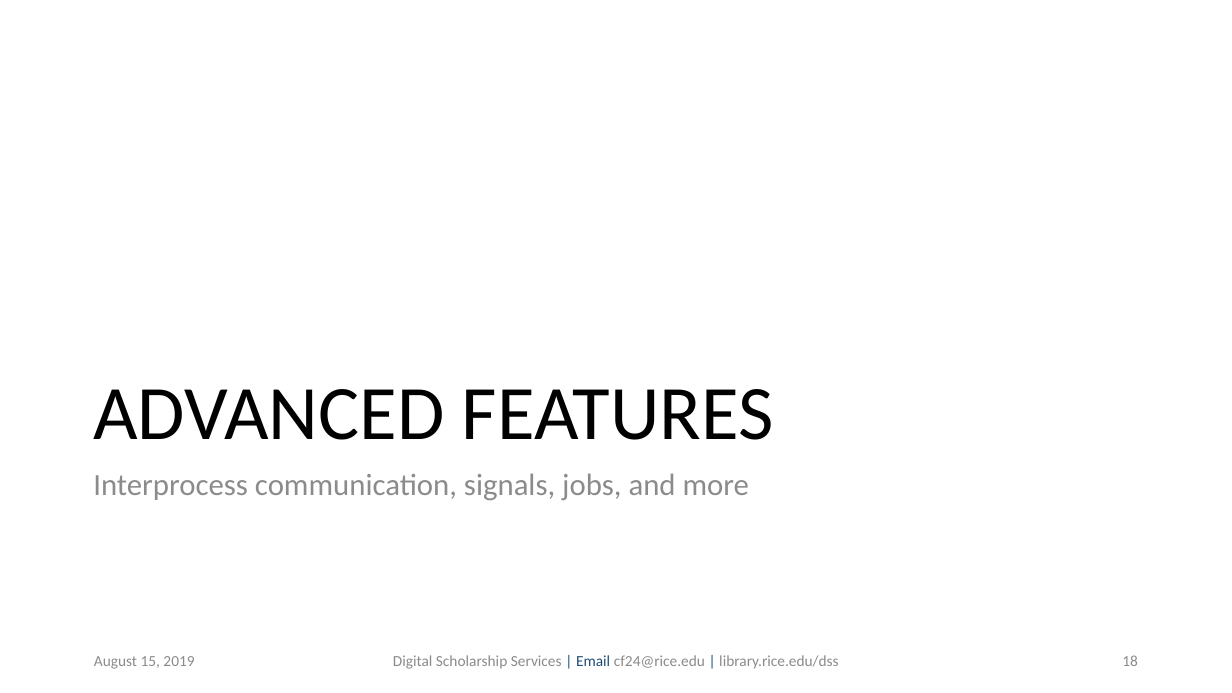
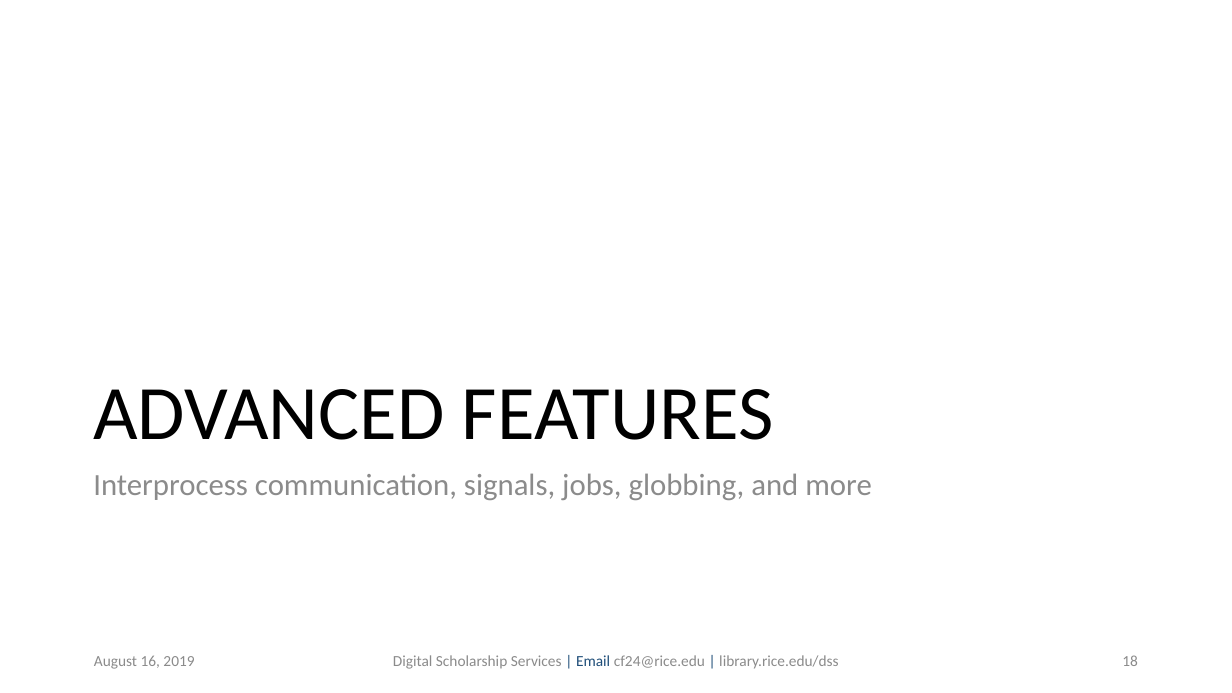
Before and after one commit to bakitybacon/rice-data-and-donuts, a slide deck: slide 18 of bash/Introduction to Bash.pptx. Drawn at 1232x693 pixels with LibreOffice and Linux fonts; fonts in the diff are those of the drawing; background and template pictures are left out. Boxes give left, top, right and bottom in pixels: in the first picture for what was removed or moved away, otherwise in the second. Text is boxed around its words. In the diff, an @@ line names an element or a change of style, - is before the commit and + after.

Commit message:
add globbing, brace expansions, more on redirects

```diff
--- a/bash/Introduction to Bash.pptx
+++ b/bash/Introduction to Bash.pptx
@@ text at [93,473,871,500]: text changed @@
-Interprocess communication, signals, jobs, and more
+Interprocess communication, signals, jobs, globbing, and more
@@ text at [94,655,194,669]: text changed @@
-August 15, 2019
+August 16, 2019
```
Also in this commit, not shown: 42 other slides changed, 1 slide added.
